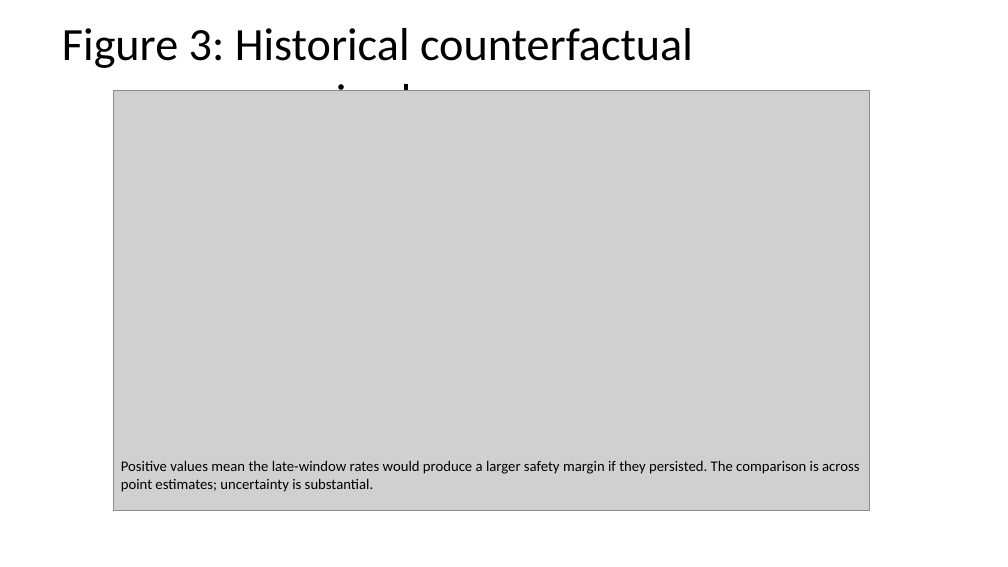
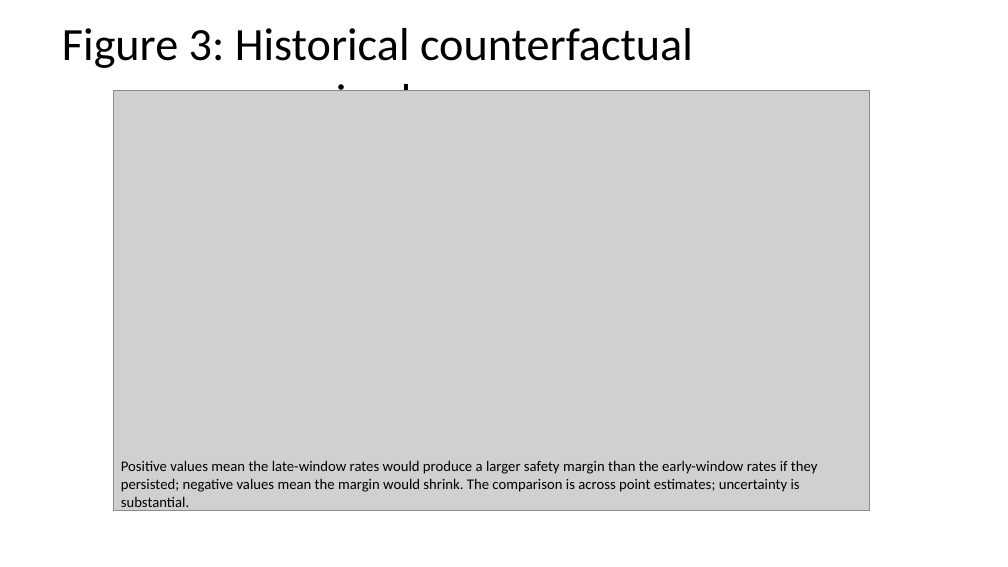
Before and after one commit to bougtoir/medical-accident-its-analysis, a slide deck: slide 4 of researcher_mobility_ode/docs/manuscript_full_article_figures.pptx. Drawn at 1008x567 pixels with LibreOffice and Linux fonts; fonts in the diff are those of the drawing; grey boxes stand for pictures. Boxes give left, top, right and bottom in pixels: in the first picture for what was removed or moved away, otherwise in the second. Text is boxed around its words. In the diff, an @@ line names an element or a change of style, - is before the commit and + after.

```diff
--- a/researcher_mobility_ode/docs/manuscript_full_article_figures.pptx
+++ b/researcher_mobility_ode/docs/manuscript_full_article_figures.pptx
@@ text at <box>121,460,818,511</box>: text changed @@
-Positive values mean the late-window rates would produce a larger safety margin if they persisted. The comparison is across point estimates; uncertainty is substantial.
+Positive values mean the late-window rates would produce a larger safety margin than the early-window rates if they persisted; negative values mean the margin would shrink. The comparison is across point estimates; uncertainty is substantial.
```
Also in this commit, not shown: 6 other files.
